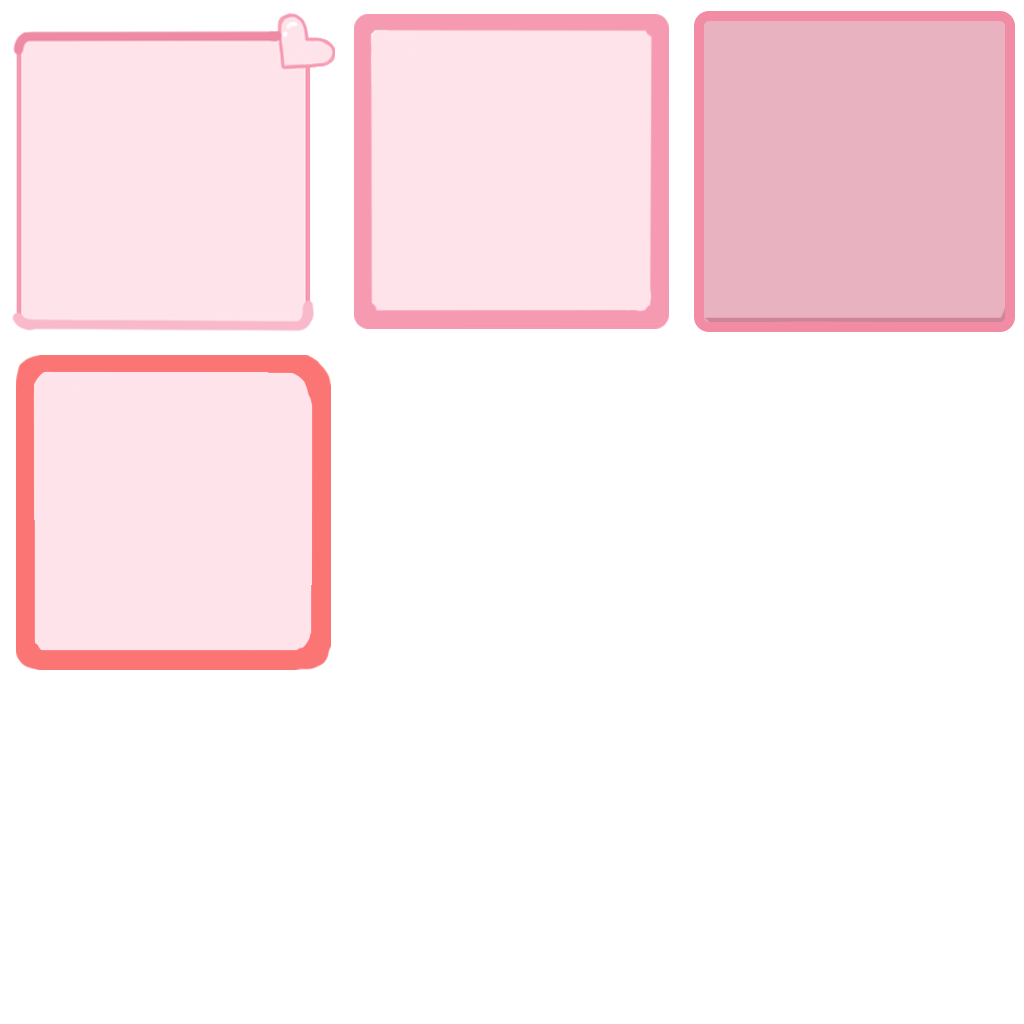
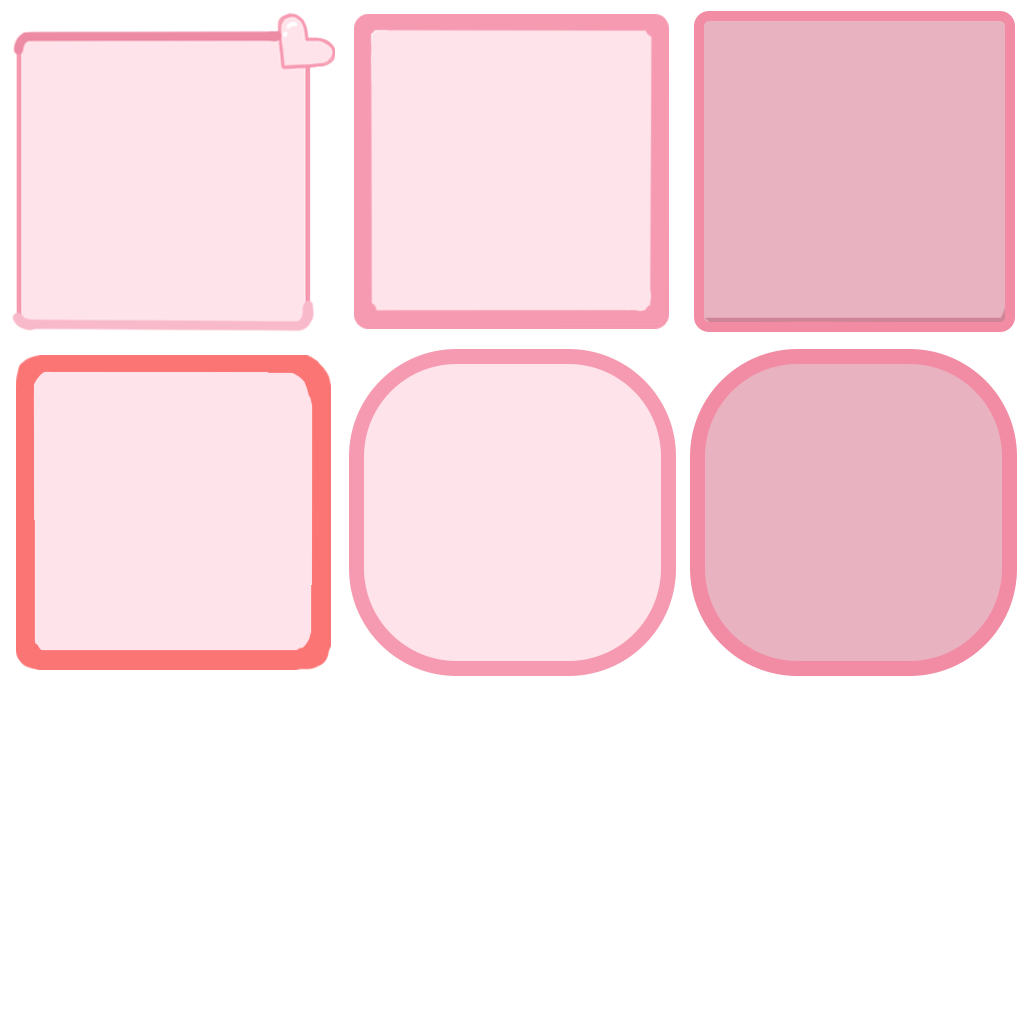
The second 1024×1024 image is a revision of the first. Changes to its layers:
added layer "Rounded Rectangle 3" (1st of 2) above "Rounded Rectangle 3" over [690, 349, 1017, 676]
added layer "Rounded Rectangle 3" (2nd of 2) above "Rounded Rectangle 1" over [349, 349, 676, 676]
